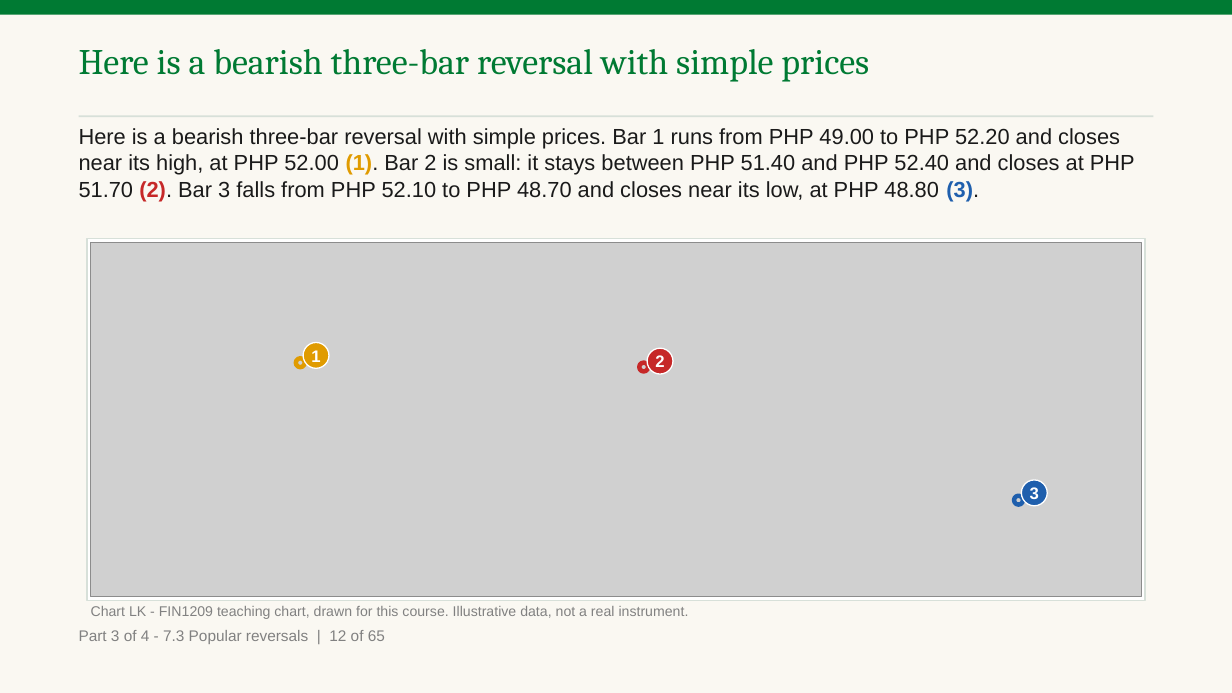
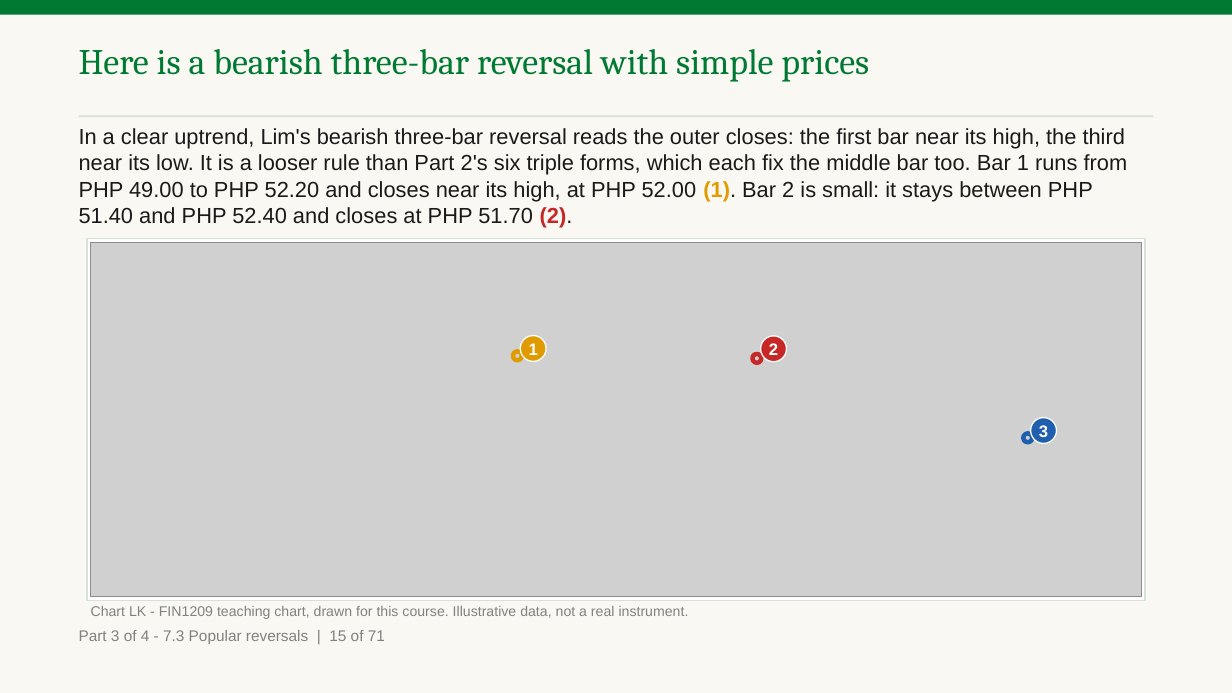
Before and after one commit to benjiesotelo-sudo/Telos_FIN1209, a slide deck: slide 170 of chapter-07/FIN1209-Chapter-07.pptx (slide 160 before the commit). Drawn at 1232x693 pixels with LibreOffice and Linux fonts; fonts in the diff are those of the drawing; grey boxes stand for pictures. Boxes give left, top, right and bottom in pixels: in the first picture for what was removed or moved away, otherwise in the second. Text is boxed around its words. In the diff, an @@ line names an element or a change of style, - is before the commit and + after.

Commit message:
Chapter 7: Parts 3 and 4 student-read fixes, held readings, Parts 1 and 2 findings (#54)
* Chapter 7 Parts 3 and 4: draw the trend before each reversal, add the Part 3 opener, fix Check 27 and the pin bar

* Chapter 7: apply the Parts 3 and 4 student-read findings, the held readings and the Parts 1 and 2 findings

Trend drawn before each reversal chart, Part 3 opener, one gap meaning (window or opening gap), key reversal and inside bar readings, form numbering, Check 27 and 29 rewritten, owner chart fingerprints regenerated (the p2 ones were already stale on main).

* Chapter 7: round 2 fixes from the strict read (Charts LW and N draw a rise, five one-sentence edits)

```diff
--- a/chapter-07/FIN1209-Chapter-07.pptx
+++ b/chapter-07/FIN1209-Chapter-07.pptx
@@ text at [79,128,1128,227]: text changed @@
-Here is a bearish three-bar reversal with simple prices. Bar 1 runs from PHP 49.00 to PHP 52.20 and closes near its high, at PHP 52.00 (1). Bar 2 is small: it stays between PHP 51.40 and PHP 52.40 and closes at PHP 51.70 (2). Bar 3 falls from PHP 52.10 to PHP 48.70 and closes near its low, at PHP 48.80 (3).
+In a clear uptrend, Lim's bearish three-bar reversal reads the outer closes: the first bar near its high, the third near its low. It is a looser rule than Part 2's six triple forms, which each fix the middle bar too. Bar 1 runs from PHP 49.00 to PHP 52.20 and closes near its high, at PHP 52.00 (1). Bar 2 is small: it stays between PHP 51.40 and PHP 52.40 and closes at PHP 51.70 (2).
@@ ellipse: place and size @@
-ellipse at [296,359,305,368]
+ellipse at [513,351,522,360]
@@ ellipse "1": place and size @@
-ellipse "1" at [303,343,329,369]
+ellipse "1" at [520,335,546,361]
@@ ellipse: place and size @@
-ellipse at [640,362,649,372]
+ellipse at [752,354,762,363]
@@ ellipse "2": place and size @@
-ellipse "2" at [647,348,673,374]
+ellipse "2" at [761,335,787,361]
@@ ellipse "3": place and size @@
-ellipse "3" at [1021,480,1047,506]
+ellipse "3" at [1031,418,1056,444]
@@ ellipse: place and size @@
-ellipse at [1014,496,1023,506]
+ellipse at [1023,433,1032,443]
@@ text at [79,630,385,644]: text changed @@
-Part 3 of 4 - 7.3 Popular reversals | 12 of 65
+Part 3 of 4 - 7.3 Popular reversals | 15 of 71
```
Also in this commit, not shown: 193 other slides changed, 15 slides added, 4 other files.
